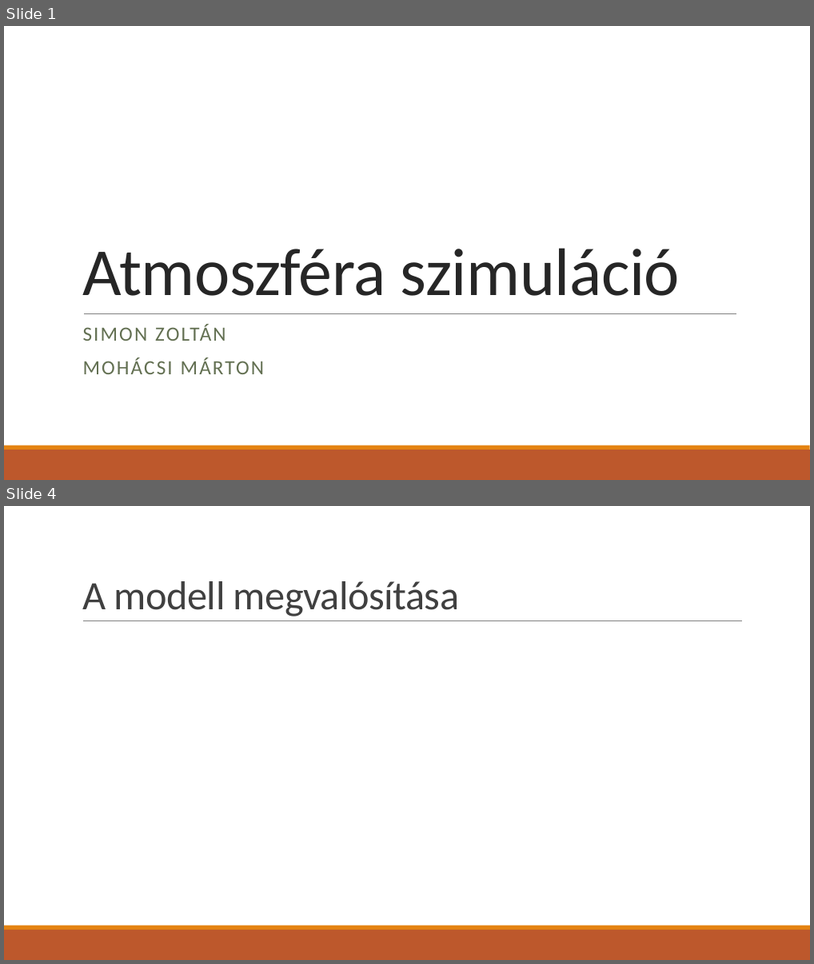
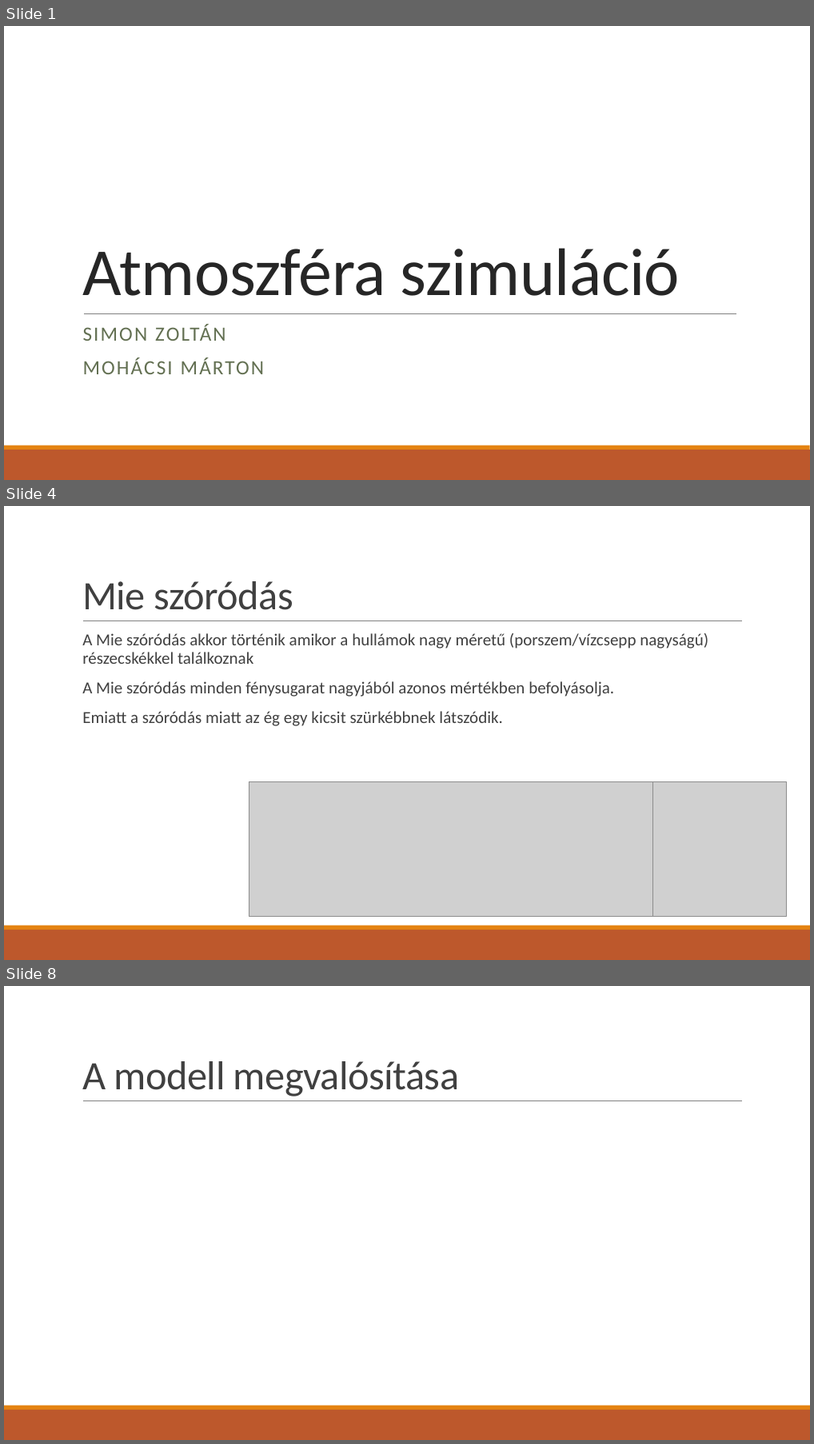
Before and after one commit to TheFlyingPiano99/AtmosphereSimulation, a slide deck: Docs/ppt/Atmoszféra szimuláció.pptx. Shown one above the other, each under a label of ours: slides 1 and 4 before the commit, slides 1, 4 and 8 after it; the slides between them are not shown. The pictures are 814x964 and 814x1444 pixels, drawn with LibreOffice and Linux fonts; fonts in the diff are those of the drawing; grey boxes stand for pictures. Boxes give left, top, right and bottom in pixels: in the first picture for what was removed or moved away, otherwise in the second. Text is boxed around its words. In the diff, an @@ line names an element or a change of style, - is before the commit and + after.

Commit message:
update or sth

```diff
--- a/Docs/ppt/Atmoszféra szimuláció.pptx
+++ b/Docs/ppt/Atmoszféra szimuláció.pptx
@@ slide 4 added at (4,506,810,960), background #FFFFFF; not listed: 3 template elements that a slide beside it also shows @@
@@ title added at (82,581,294,610), 48 pt, text #404040 @@
+Mie szóródás
@@ text added at (82,633,709,726), 20 pt, text #404040 @@
+  A Mie szóródás akkor történik amikor a hullámok nagy méretű (porszem/vízcsepp nagyságú) részecskékkel találkoznak
+  A Mie szóródás minden fénysugarat nagyjából azonos mértékben befolyásolja.
+  Emiatt a szóródás miatt az ég egy kicsit szürkébbnek látszódik.
@@ picture added at (249,781,653,916) @@
@@ picture added at (654,781,787,916) @@
@@ what was slide 4 is now slide 8 @@
```
Also in this commit, not shown: 1 slide changed, 4 other slides added, 1 slide removed.
